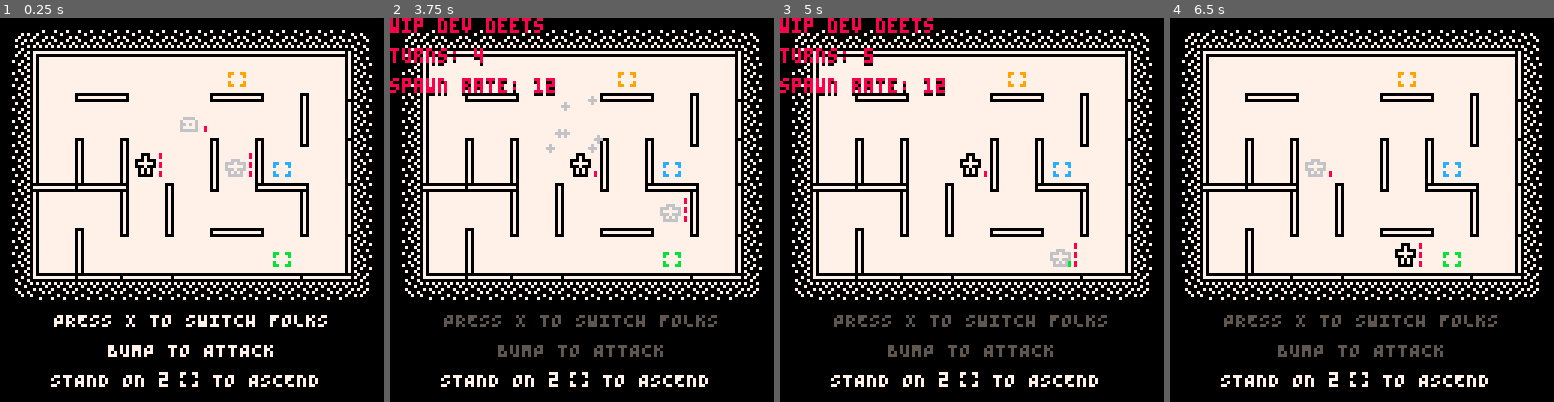
Above: before the commit, frames 1-4 (left to right).
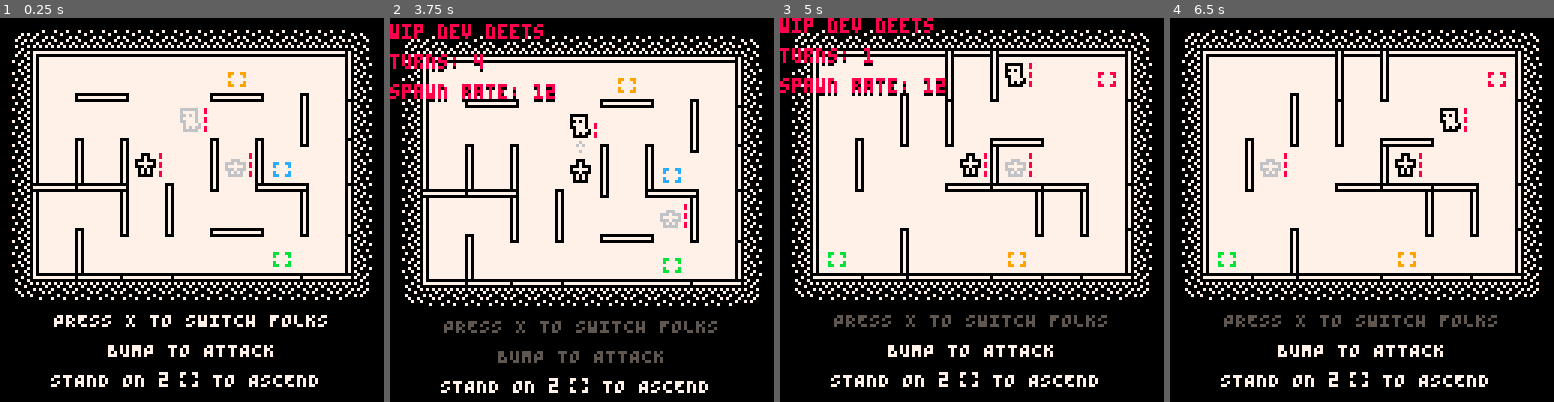
Above: after the commit, the same moments.

Repository: taylordolan/grid-folks
Game: PICO-8 cartridge grid_folks.p8
The game is run twice, just before and just after one commit, with the same random seed, the same clock (stepped at 60 frames per second) and the same inputs.
Inputs:
- Up to frame 1 (0.25 s): no input
- Up to frame 2 (3.75 s): tap O (Z key) at 0.33, 0.7, 1.43, 2.22, 3.1 s; tap X (X key) at 1.07, 2.07, 2.4, 2.73, 3.07, 3.4, 3.73 s; hold Left 1.97-2.37 s; hold Down 2.42-2.82 s; hold Right 2.87-3.53 s; hold Up from 3.58 s (still down)
- Up to frame 3 (5 s): tap O (Z key) at 3.98, 4.87 s; tap X (X key) at 4.07, 4.4, 4.73 s; release Up at 4.08 s; hold Right 4.13-4.53 s; hold Down from 4.58 s (still down)
- Up to frame 4 (6.5 s): tap X (X key) every 0.33 s from 5.07 to 6.4 s; release Down at 5.08 s; hold Left 5.13-5.8 s; tap O (Z key) at 5.75 s; hold Up 5.85-6.18 s; hold Left from 6.23 s (still down)

The runs differ from the first frame. In frame 1, 0.2% of the frame differs, in the area x 46-54%, y 23-30%; in frame 2, 16%, in the area x 0-97%, y 0-98%; in frame 3, 5.1%; in frame 4, 5.6%.

Commit message:
sound updates

Diff:
--- a/grid_folks.p8
+++ b/grid_folks.p8
@@ -18,7 +18,9 @@
 -- [x] move info area up 1 or 2 pixels
 -- [x] make grown sprites not block buttons
 -- [x] make arrows not block grown sprites
--- [ ] add missing sounds
+-- [ ] plug in sounds from the dictionary
+-- [ ] create missing sounds
+-- [ ] maybe new enemy types should show up a bit more quickly
 
 -- future
 -- [ ] playtest and consider evening out the potential distance of pads even more, maybe with a max distance?
@@ -44,16 +46,17 @@
 	-- sounds dictionary
 	sounds = {
 		music = 002,
-		health = 026, -- gaining health
-		shoot = 029,
-		jump = 025,
+		health = 026, --  gaining health
 		step = 021,
 		pad_step = 028, -- stepping on a pad
+		shoot = 029,
+		jump = 025, -- jumping over a wall
 		score = 022, -- gaining gold
 		advance = 027, -- creating new buttons
 		switch = 000, -- switching heroes
-		enemy_bump = 000,
-		hero_bump = 000,
+		enemy_bump = 031,
+		hero_bump = 030,
+    enemy_die = 032,
 		win = 000,
 		lose = 000,
 	}
@@ -106,20 +109,6 @@
 	refresh_pads()
 
 	-- spawn stuff
-	-- spawn_rates = {
-  --   [001] = 12,
-  --   [012] = 11,
-	-- 	[024] = 10,
-	-- 	[038] = 9,
-	-- 	[055] = 8,
-	-- 	[076] = 7,
-	-- 	[102] = 6,
-	-- 	[134] = 5,
-	-- 	[173] = 4,
-	-- 	[220] = 3,
-	-- 	[276] = 2,
-	-- 	[342] = 1,
-  -- }
 	function get_spawn_rates(base, starting_spawn_rate, offset)
     local spawn_rates = {
       [001] = starting_spawn_rate,
@@ -171,7 +160,8 @@
 	spawned_early = false
 
 	-- initial enemy
-	spawn_enemy()
+	-- spawn_enemy()
+  new_e_grown():deploy()
 
 	-- start the music!
 	music(sounds.music)
@@ -203,7 +193,7 @@
 		-- 		end
 		-- 	end
 		-- 	shuff(open_tiles)
-		-- 	set_tile(new_button(012), open_tiles[1])
+		-- 	set_tile(new_button(008), open_tiles[1])
 		-- 	depth -= 1
 		-- end
 	end
@@ -537,8 +527,8 @@
 
 				-- otherwise, if there's an enemy in the destination, hit it
 				elseif enemy then
+					sfx(sounds.hero_bump, 3)
 					hit_target(enemy, 1, direction)
-					sfx(sounds.hero_bump, 3)
 					local here = pos_pix(tile(self))
 					local bump = {here[1] + direction[1] * 4, here[2] + direction[2] * 4}
 					ani_to(self, {bump, here}, ani_frames/2, 0)
@@ -872,7 +862,7 @@
 					local dir = get_direction(tile(self), step)
 					local _a = pos_pix(tile(self))
 					local _b = {_a[1] + dir[1] * 2, _a[2] + dir[2] * 2}
-					self.sprites = frames({027,021},ani_frames)
+					self.sprites = frames({027, 021}, ani_frames)
 				end
 			end
 		end
@@ -1389,6 +1379,17 @@
 		return
 	end
 
+  -- trigger hero step sounds
+	-- checking for x because we don't want to make this sound if the hero is
+  -- being deployed
+	if thing.type == "hero" and thing.x then
+		if find_type("pad", dest) then
+			sfx(sounds.pad_step, 3)
+		else
+			sfx(sounds.step, 3)
+		end
+	end
+
 	-- remove it from its current tile
 	if thing.x then
 		del(board[thing.x][thing.y], thing)
@@ -1419,14 +1420,6 @@
 		local _c = find_type("charge", tile(thing))
 		if _b and (_b.color == 008 or _b.color == 009) and not _c then
 			set_tile(new_charge(_b.color), tile(_b))
-		end
-	-- trigger hero step sounds
-	-- todo: this shouldn't get triggered when the hero is initially deployed
-	elseif thing.type == "hero" then
-		if find_type("pad", dest) then
-			sfx(sounds.pad_step, 3)
-		else
-			sfx(sounds.step, 3)
 		end
 	end
 end
@@ -1452,6 +1445,7 @@
 			if _c.color == 008 then
 				if hero.health < hero.max_health then
 					hero.health = min(hero.health + 1, hero.max_health)
+          sfx(sounds.health, 3)
 					new_num_effect(hero, 1, 008, 007)
 				else
 					new_num_effect(hero, 0, 008, 007)
@@ -1721,10 +1715,13 @@
 end
 
 function hit_target(target, damage, direction)
+	target.health -= damage
 	if target.type == "enemy" then
 		has_bumped = true
-	end
-	target.health -= damage
+    if target.health <= 0 then
+      sfx(sounds.enemy_die, 3)
+    end
+	end
 	local r = {000,008}
 	local y = {010,010}
 	target.pals = {y,y,r,r,r,r,y}
Not shown, changed: the sound effects (__sfx__) section of grid_folks.p8
